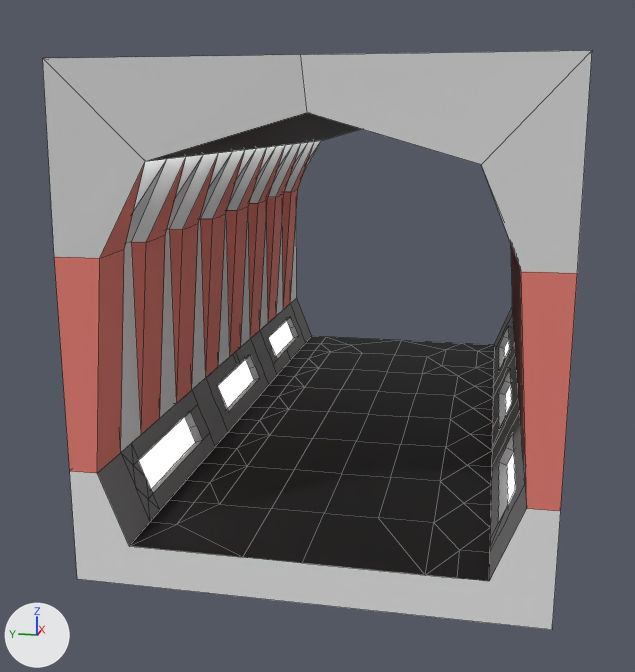
An edit to the FBX model Project/Unreal Project/GroupProject/Content/Meshes/HallWay/untitled5.fbx, drawn before and after from the same camera.
One viewpoint serves both versions: a camera (50 mm lens) standing at (-10.01, -0.74, 4.06) and looking at (0.88, 1.43, 1.34). Arrows for +X, +Y and +Z are at lower left; the lights stay in place. Mesh edges are drawn as thin lines. Where no turn or scale is listed for an object, it has been applied to the vertices.
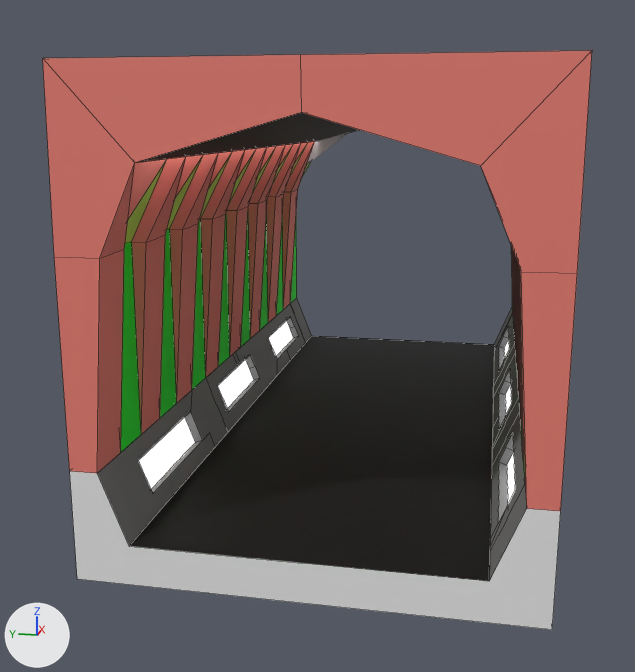
Boxes [x1, y1, x2, y2] around the edits, measured in the pictures (635 x 672 px):
part 1 of me_cube, cut back: before [70, 113, 561, 630]; after [70, 112, 561, 630]
part 2 of me_cube, recoloured: [43, 50, 592, 273] in both
part 3 of me_cube, recoloured (grey to green): [121, 214, 525, 475] in both
part 4 of me_cube, recoloured (grey to green): [126, 144, 309, 243] in both

Edits to the bpy script that builds the scene:
```text
Add mat_topwall:
    mat_topwall = principled_material('topWall')
    mat_topwall.base_color = (0.563, 0.8, 0.0948)  # green #c6e757
    mat_topwall.roughness = 0.69
Add mat_wall:
    mat_wall = principled_material('Wall')
    mat_wall.base_color = (0.0, 0.8, 0.00684)  # green #00e714
    mat_wall.roughness = 0.69
Change me_cube:
    used by ob_cube; location = (1.22, 0.8, 3.42)
    remove me_cube.from_pydata(...)  # 917 vertices, 423 faces; spans x -4.2..4.2, y -2.23..2.2, z -3.61..1.16
    add me_cube.from_pydata(...)  # 726 vertices, 307 faces; spans x -4.2..4.2, y -2.23..2.2, z -3.61..1.16
    me_cube part 1
    195 vertices are removed from x -4.2..3.68, y -1.65..1.93, z -3.21..-2.51
    148 faces are deleted
    3 vertices in x -3.94, y -1.43..1.43, z 0.3..0.71 move by (-0.22, 0.0, 0.0)
    3 vertices in x 3.94, y -1.43..1.42, z 0.3..0.71 move by (0.26, 0.0, 0.0)
    4 vertices are added at (4.2, -0.55, -3.21), (3.68, 2.2, -3.61), (3.67, -2.2, -3.61), (4.2, 0.0, -3.21)
    11 new faces join them, mat_material (white #e7e7e7)
    17 new faces join them, mat_floorsides (grey #757575)
    3 new faces join them, mat_lights (white #e7e7e7)
    1 new face joins them, mat_flooring (black #000000)
    me_cube part 2: 62 faces spanning x -4.2..4.2, y -2.2..2.2, z -0.51..1.14 switch from mat_material (white #e7e7e7) to mat_pylons (red #e77d71)
    me_cube part 3: 18 faces spanning x -3.68..4.2, y -2.2..2.2, z -2.51..-0.51 switch from mat_material (white #e7e7e7) to mat_wall (green #00e714)
    me_cube part 4: 16 faces spanning x -3.68..4.2, y -1.93..1.93, z -0.51..0.3 switch from mat_material (white #e7e7e7) to mat_topwall (green #c6e757)
```
